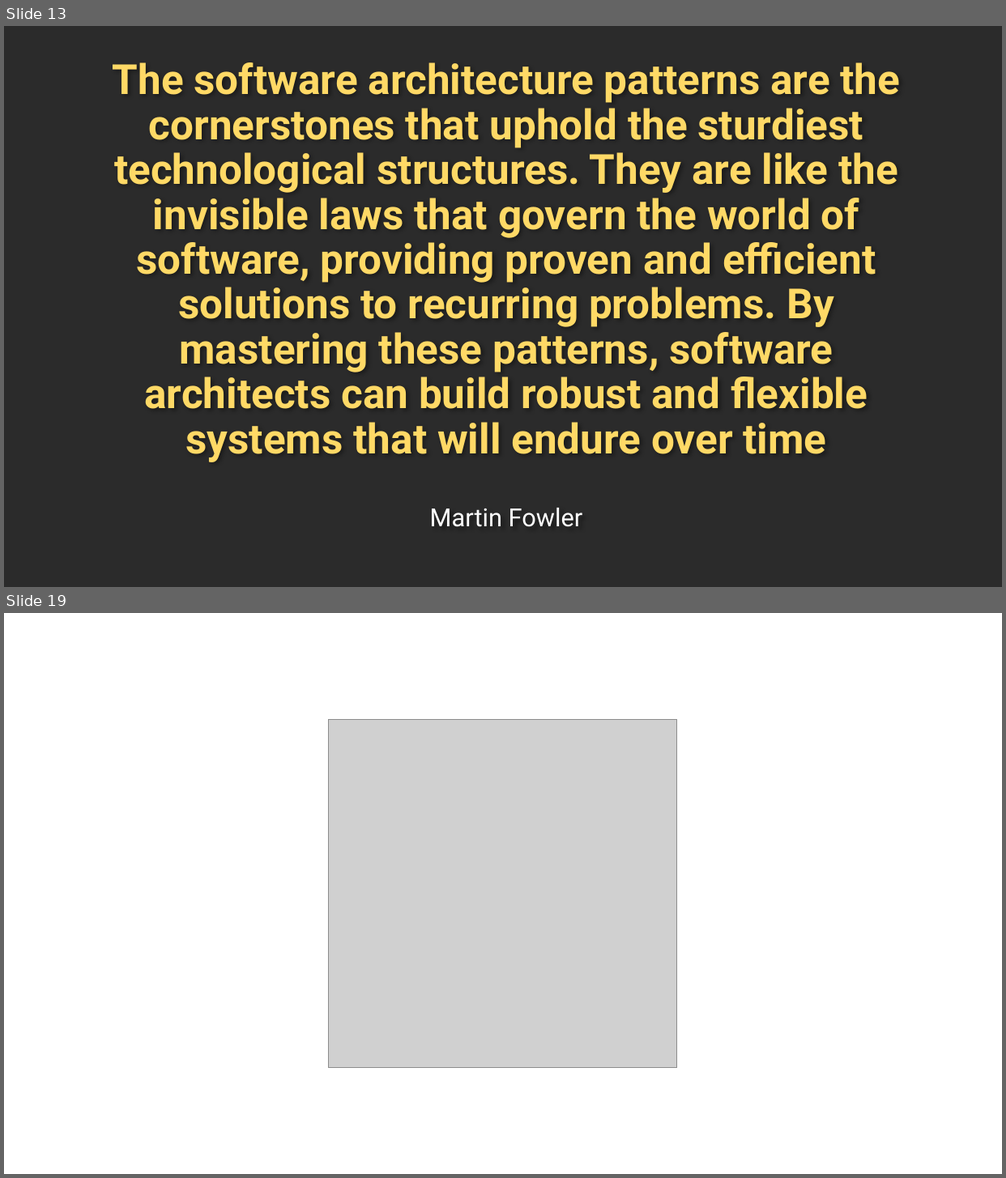
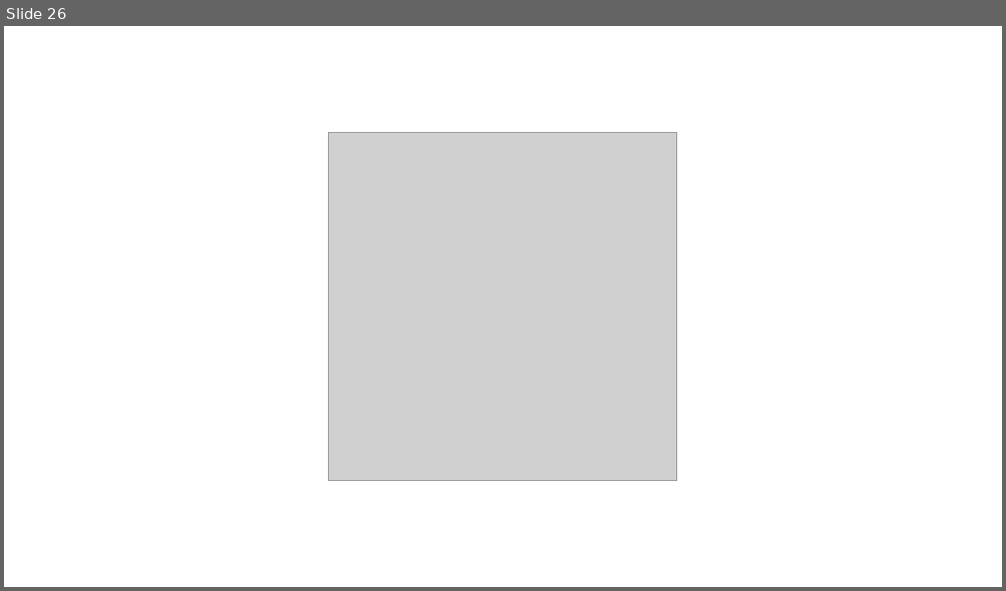
Before and after one commit to Jucer74/SoftwareArchitecture, a slide deck: Clases/04-ArchitecturalPatterns/SoftwareArchitecture-ArchitecturalPatterns.pptx. Shown one above the other, each under a label of ours: slides 13 and 19 before the commit, slide 26 after it; the slides between them are not shown. The pictures are 1006x1178 and 1006x591 pixels, drawn with LibreOffice and Linux fonts; fonts in the diff are those of the drawing; grey boxes stand for pictures; background and template pictures are left out; a plain dark background stands for a picture behind light text. Boxes give left, top, right and bottom in pixels: in the first picture for what was removed or moved away, otherwise in the second. Text is boxed around its words. In the diff, an @@ line names an element or a change of style, - is before the commit and + after.

```diff
--- a/Clases/04-ArchitecturalPatterns/SoftwareArchitecture-ArchitecturalPatterns.pptx
+++ b/Clases/04-ArchitecturalPatterns/SoftwareArchitecture-ArchitecturalPatterns.pptx
@@ slide 13 removed at bbox=[4, 26, 1002, 587], background picture (left out) @@
@@ title removed at bbox=[113, 62, 901, 463] @@
-The software architecture patterns are the cornerstones that uphold the sturdiest technological structures. They are like the invisible laws that govern the world of software, providing proven and efficient solutions to recurring problems. By mastering these patterns, software architects can build robust and flexible systems that will endure over time
@@ text removed at bbox=[430, 508, 583, 527] @@
-Martin Fowler
@@ what was slide 19 is now slide 26 @@
```
Also in this commit, not shown: 2 slides changed, 23 slides added, 15 other slides removed.
